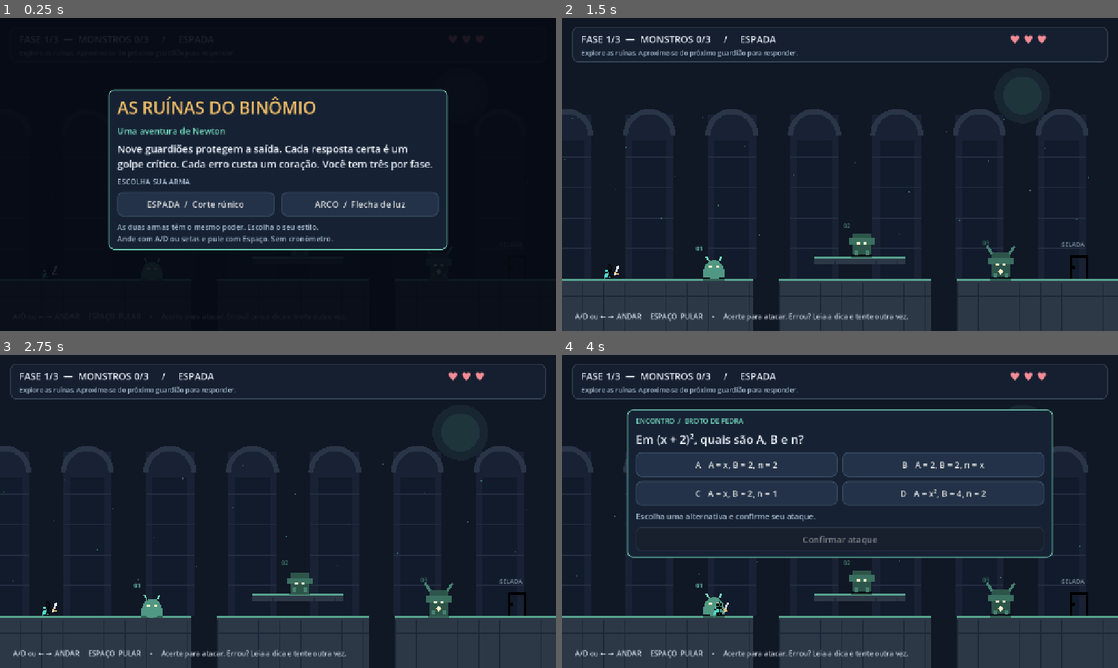
Above: before the commit, frames 1-4 (two rows, left to right).
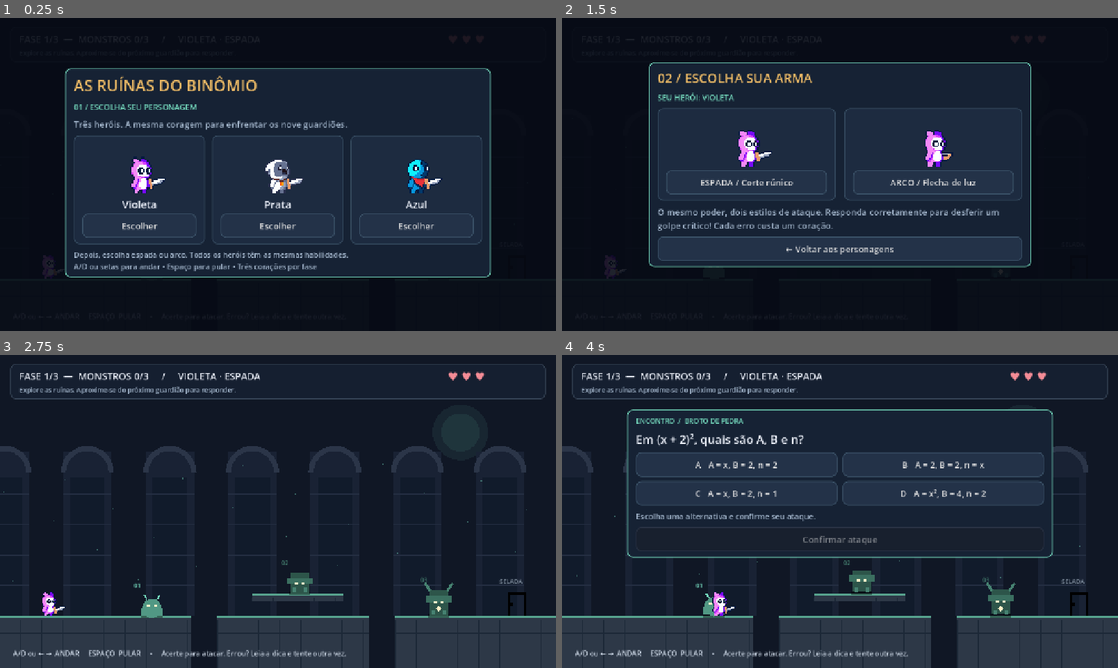
Above: after the commit, the same moments.

Repository: DevFluffyBread/binomio-newton-godot
Game: Godot game, scene res://scenes/rpg.tscn
The game is run twice, just before and just after one commit, with the same random seed, the same clock (stepped at 60 frames per second) and the same inputs.
Inputs (mouse positions are in pixels of both pictures, inside the frame that each line leads up to):
- Up to frame 1 (0.25 s): no input
- Up to frame 2 (1.5 s): click (756, 202) at 0.5 s, where only the run before the commit has a clickable "ESPADA / Corte rúnico"; click (701, 224) at 1.25 s, where only the run after the commit has a clickable "Escolher"
- Up to frame 3 (2.75 s): click (183, 517) at 2 s, where only the run after the commit has a clickable "ESPADA / Corte rúnico"
- Up to frame 4 (4 s): tap Enter at 2.75 s; move the mouse to (962, 495) at 2.77 s; hold D from 2.78 s (still down); click (962, 495) at 2.92 s; tap Space at 3.02, 3.77 s; move the mouse to (728, 527) at 3.52 s; click (728, 527) at 3.67 s

The runs differ from the first frame. In frame 1, 27% of the frame differs, in the area x 7-89%, y 16-84%; in frame 2, 49%, in the area x 0-100%, y 2-100%; in frame 3, 0.4%; in frame 4, 0.4%.

Commit message:
Adiciona tres herois animados com selecao de personagem e arma

Diff:
--- a/scripts/heroi.gd
+++ b/scripts/heroi.gd
@@ -1,12 +1,49 @@
 extends CharacterBody2D
 
+const Visual = preload("res://scripts/visual_heroi.gd")
 const VELOCIDADE = 240.0
 const FORCA_PULO = -440.0
 const GRAVIDADE = 1100.0
 var pode_mover = false
 var ponto_seguro = Vector2(110, 584)
 var arma = "espada"
-@onready var sprite = $Sprite2D
+var personagem = 1
+var acao_especial = false
+var olhando_esquerda = false
+@onready var sprite: AnimatedSprite2D = $AnimatedSprite2D
+
+func _ready() -> void:
+	sprite.animation_finished.connect(_animacao_terminou)
+	configurar(personagem, arma)
+
+func configurar(id: int, equipamento: String) -> void:
+	personagem = id
+	arma = equipamento
+	acao_especial = false
+	olhando_esquerda = false
+	sprite.sprite_frames = Visual.quadros(id, equipamento)
+	sprite.speed_scale = 1.0
+	sprite.flip_h = false
+	sprite.position = Vector2(14, -26)
+	sprite.play("parado")
+
+func animar_acao(nome: String, duracao: float) -> void:
+	acao_especial = true
+	olhando_esquerda = false
+	sprite.flip_h = false
+	sprite.position.x = 14
+	var total = sprite.sprite_frames.get_frame_count(nome)
+	var fps = sprite.sprite_frames.get_animation_speed(nome)
+	sprite.speed_scale = float(total) / (fps * maxf(duracao, 0.01))
+	sprite.stop()
+	sprite.play(nome)
+
+func _animacao_terminou() -> void:
+	if sprite.animation == "morte":
+		return
+	acao_especial = false
+	sprite.speed_scale = 1.0
+	sprite.play("parado")
 
 func _unhandled_key_input(event: InputEvent) -> void:
 	if pode_mover and event is InputEventKey and event.pressed and not event.echo:
@@ -15,9 +52,10 @@
 			get_viewport().set_input_as_handled()
 
 func _physics_process(delta: float) -> void:
-	queue_redraw()
 	if not pode_mover:
 		velocity = Vector2.ZERO
+		if not acao_especial:
+			sprite.play("parado")
 		return
 	if not is_on_floor():
 		velocity.y += GRAVIDADE * delta
@@ -28,21 +66,15 @@
 		direcao += 1.0
 	velocity.x = direcao * VELOCIDADE
 	if direcao != 0:
-		sprite.flip_h = direcao < 0
+		olhando_esquerda = direcao < 0
+	sprite.flip_h = olhando_esquerda
+	sprite.position.x = -14 if olhando_esquerda else 14
 	move_and_slide()
+	if not acao_especial:
+		sprite.play("pulo" if not is_on_floor() else ("corrida" if direcao != 0 else "parado"))
 	position.x = clampf(position.x, 28, 1252)
 	if is_on_floor() and position.y < 650:
 		ponto_seguro = position
 	if position.y > 810:
 		position = ponto_seguro
 		velocity = Vector2.ZERO
-
-func _draw() -> void:
-	draw_colored_polygon(PackedVector2Array([Vector2(-8, -7), Vector2(-14, 15), Vector2(5, 13)]), Color("#55d9cc"))
-	var lado = -1.0 if is_instance_valid(sprite) and sprite.flip_h else 1.0
-	if arma == "espada":
-		draw_line(Vector2(11 * lado, 9), Vector2(20 * lado, -14), Color("#e9f2ff"), 4)
-		draw_line(Vector2(9 * lado, 1), Vector2(20 * lado, 5), Color("#efbc66"), 3)
-	else:
-		draw_arc(Vector2(14 * lado, 0), 13, -PI / 2, PI / 2, 12, Color("#efbc66"), 3)
-		draw_line(Vector2(14 * lado, -13), Vector2(14 * lado, 13), Color("#e9f2ff"), 1)
--- a/scripts/interface.gd
+++ b/scripts/interface.gd
@@ -1,5 +1,8 @@
 extends CanvasLayer
 
+const VisualHeroi = preload("res://scripts/visual_heroi.gd")
+signal personagem_escolhido(personagem: int)
+signal trocar_personagem
 signal arma_escolhida(arma: String)
 signal resposta_confirmada(indice: int)
 signal continuar
@@ -15,6 +18,7 @@
 var feedback: Label
 var selecionada = -1
 var cor = Color("#74d9bd")
+var etapa_menu = "personagem"
 
 func estilo(fundo: Color, borda: Color, raio: int = 12) -> StyleBoxFlat:
 	var s = StyleBoxFlat.new()
@@ -72,9 +76,9 @@
 	controles.size = Vector2(1220, 35)
 	add_child(controles)
 
-func atualizar(fase: int, mortos: int, vidas: int, arma: String) -> void:
+func atualizar(fase: int, mortos: int, vidas: int, arma: String, personagem: int = 1) -> void:
 	cor = [Color("#74d9bd"), Color("#e8b76d"), Color("#bd9cff")][fase]
-	topo.text = "FASE %d/3  —  MONSTROS %d/3     /     %s" % [fase + 1, mortos, arma.to_upper()]
+	topo.text = "FASE %d/3  —  MONSTROS %d/3     /     %s · %s" % [fase + 1, mortos, VisualHeroi.NOMES[personagem].to_upper(), arma.to_upper()]
 	vidas_label.text = "♥ ".repeat(vidas) + "♡ ".repeat(3 - vidas)
 	objetivo.text = "Alcance a porta iluminada para continuar." if mortos == 3 else "Explore as ruínas. Aproxime-se do próximo guardião para responder."
 
@@ -107,19 +111,51 @@
 	return coluna
 
 func menu() -> void:
-	var v = cartao(Vector2(250, 165), 780, true)
-	v.add_child(label("AS RUÍNAS DO BINÔMIO", 39, Color("#efbc66")))
-	v.add_child(label("Uma aventura de Newton", 20, Color("#74d9bd")))
-	v.add_child(label("Nove guardiões protegem a saída. Cada resposta certa é um golpe crítico. Cada erro custa um coração. Você tem três por fase.", 23))
-	v.add_child(label("ESCOLHA SUA ARMA", 17, Color("#a5b8ce")))
+	etapa_menu = "personagem"
+	var v = cartao(Vector2(150, 116), 980, true)
+	v.add_child(label("AS RUÍNAS DO BINÔMIO", 36, Color("#efbc66")))
+	v.add_child(label("01 / ESCOLHA SEU PERSONAGEM", 18, cor))
+	v.add_child(label("Três heróis. A mesma coragem para enfrentar os nove guardiões.", 20, Color("#a5b8ce")))
 	var linha = HBoxContainer.new()
 	linha.add_theme_constant_override("separation", 16)
 	v.add_child(linha)
+	for id in range(1, 4):
+		var card = PanelContainer.new()
+		card.size_flags_horizontal = Control.SIZE_EXPAND_FILL
+		card.add_theme_stylebox_override("panel", estilo(Color("#1d2b40"), Color("#364c61")))
+		linha.add_child(card)
+		var coluna = VBoxContainer.new()
+		card.add_child(coluna)
+		var preview = VisualHeroi.previa(id, "espada")
+		preview.size_flags_horizontal = Control.SIZE_SHRINK_CENTER
+		coluna.add_child(preview)
+		var nome = label(VisualHeroi.NOMES[id], 24)
+		nome.horizontal_alignment = HORIZONTAL_ALIGNMENT_CENTER
+		coluna.add_child(nome)
+		coluna.add_child(botao("Escolher", personagem_escolhido.emit.bind(id)))
+	v.add_child(label("Depois, escolha espada ou arco. Todos os heróis têm as mesmas habilidades.\nA/D ou setas para andar • Espaço para pular • Três corações por fase", 17, Color("#a5b8ce")))
+
+func menu_armas(personagem: int) -> void:
+	etapa_menu = "arma"
+	var v = cartao(Vector2(200, 102), 880, true)
+	v.add_child(label("02 / ESCOLHA SUA ARMA", 30, Color("#efbc66")))
+	v.add_child(label("SEU HERÓI: " + VisualHeroi.NOMES[personagem].to_upper(), 18, cor))
+	var linha = HBoxContainer.new()
+	linha.add_theme_constant_override("separation", 20)
+	v.add_child(linha)
 	for arma in ["espada", "arco"]:
-		var b = botao("ESPADA  /  Corte rúnico" if arma == "espada" else "ARCO  /  Flecha de luz", func(): arma_escolhida.emit(arma))
-		b.size_flags_horizontal = Control.SIZE_EXPAND_FILL
-		linha.add_child(b)
-	v.add_child(label("As duas armas têm o mesmo poder. Escolha o seu estilo.\nAnde com A/D ou setas e pule com Espaço. Sem cronômetro.", 17, Color("#a5b8ce")))
+		var card = PanelContainer.new()
+		card.size_flags_horizontal = Control.SIZE_EXPAND_FILL
+		card.add_theme_stylebox_override("panel", estilo(Color("#1d2b40"), Color("#364c61")))
+		linha.add_child(card)
+		var coluna = VBoxContainer.new()
+		card.add_child(coluna)
+		var preview = VisualHeroi.previa(personagem, arma)
+		preview.size_flags_horizontal = Control.SIZE_SHRINK_CENTER
+		coluna.add_child(preview)
+		coluna.add_child(botao("ESPADA / Corte rúnico" if arma == "espada" else "ARCO / Flecha de luz", arma_escolhida.emit.bind(arma)))
+	v.add_child(label("O mesmo poder, dois estilos de ataque. Responda corretamente para desferir um golpe crítico! Cada erro custa um coração.", 20, Color("#a5b8ce")))
+	v.add_child(botao("← Voltar aos personagens", func(): trocar_personagem.emit()))
 
 func pergunta(dados: Dictionary, nome: String, erradas: Array, dica: String = "") -> void:
 	var v = cartao(Vector2(150, 126), 980)
@@ -168,11 +204,11 @@
 	v.add_child(label("FIM DE JOGO", 40, Color("#f48c96")))
 	v.add_child(label("Seus corações acabaram. As dicas ajudam na próxima tentativa! Reinicie a fase %d com três corações." % (fase + 1), 24))
 	v.add_child(botao("Tentar fase novamente", func(): reiniciar.emit()))
-	v.add_child(botao("Menu / trocar arma", func(): voltar_menu.emit()))
+	v.add_child(botao("Menu / trocar personagem e arma", func(): voltar_menu.emit()))
 
 func vitoria() -> void:
 	var v = cartao(Vector2(250, 160), 780, true)
 	v.add_child(label("AS RUÍNAS ESTÃO LIVRES", 36, Color("#efbc66")))
 	v.add_child(label("9 guardiões derrotados  /  3 fases concluídas", 23, cor))
 	v.add_child(label("Você dominou coeficientes, termos e expansões até o grau 4. O verdadeiro golpe crítico foi aprender com cada tentativa.", 25))
-	v.add_child(botao("Jogar novamente / escolher arma", func(): voltar_menu.emit()))
+	v.add_child(botao("Jogar novamente / escolher personagem", func(): voltar_menu.emit()))
--- a/scripts/jogo.gd
+++ b/scripts/jogo.gd
@@ -6,11 +6,13 @@
 const Heroi = preload("res://scripts/heroi.gd")
 const Interface = preload("res://scripts/interface.gd")
 const Batalha = preload("res://scripts/batalha.gd")
+const VisualHeroi = preload("res://scripts/visual_heroi.gd")
 var estado = Estado.MENU
 var fase = 0
 var mortos = 0
 var vidas = 3
 var arma = "espada"
+var personagem = 1
 var duracao_ataque = 0.75
 var geracao = 0
 var mundo
@@ -28,20 +30,16 @@
 	player = CharacterBody2D.new()
 	player.name = "Player"
 	player.set_script(Heroi)
-	var sprite = Sprite2D.new()
-	sprite.name = "Sprite2D"
-	sprite.texture = load("res://assets/personagem.png")
-	sprite.region_enabled = true
-	sprite.region_rect = Rect2(10, 16, 5, 8)
-	sprite.region_filter_clip_enabled = true
-	sprite.scale = Vector2(4, 4)
+	var sprite = AnimatedSprite2D.new()
+	sprite.name = "AnimatedSprite2D"
+	sprite.scale = Vector2(2, 2)
 	sprite.texture_filter = CanvasItem.TEXTURE_FILTER_NEAREST
-	# Contorno claro preserva os pixels pretos sobre o cenário escuro.
-	sprite.modulate = Color("#e2eef5")
 	player.add_child(sprite)
 	var colisao = CollisionShape2D.new()
+	colisao.name = "CollisionShape2D"
+	colisao.position = Vector2(0, -8)
 	var forma = RectangleShape2D.new()
-	forma.size = Vector2(16, 32)
+	forma.size = Vector2(20, 48)
 	colisao.shape = forma
 	player.add_child(colisao)
 	add_child(player)
@@ -53,6 +51,8 @@
 	ui.set_script(Interface)
 	add_child(ui)
 	ui.arma_escolhida.connect(iniciar)
+	ui.personagem_escolhido.connect(escolher_personagem)
+	ui.trocar_personagem.connect(menu)
 	ui.resposta_confirmada.connect(responder)
 	ui.continuar.connect(continuar)
 	ui.reiniciar.connect(func(): carregar_fase(fase))
@@ -73,12 +73,20 @@
 	geracao += 1
 	batalha.bloqueada = true
 	mudar_estado(Estado.MENU)
-	ui.atualizar(fase, mortos, vidas, arma)
+	ui.atualizar(fase, mortos, vidas, arma, personagem)
 	ui.menu()
 
+func escolher_personagem(id: int) -> void:
+	if estado != Estado.MENU or not id in VisualHeroi.NOMES:
+		return
+	personagem = id
+	ui.menu_armas(personagem)
+
 func iniciar(escolha: String) -> void:
+	if estado != Estado.MENU or not escolha in ["espada", "arco"]:
+		return
 	arma = escolha
-	player.arma = arma
+	player.configurar(personagem, arma)
 	carregar_fase(0)
 
 func carregar_fase(indice: int) -> void:
@@ -91,8 +99,9 @@
 	player.position = Vector2(110, 584)
 	player.ponto_seguro = player.position
 	player.velocity = Vector2.ZERO
+	player.configurar(personagem, arma)
 	ui.limpar()
-	ui.atualizar(fase, mortos, vidas, arma)
+	ui.atualizar(fase, mortos, vidas, arma, personagem)
 	atualizar_barreira()
 	mudar_estado(Estado.EXPLORACAO)
 
@@ -148,6 +157,7 @@
 	mundo.alvo = mundo.pontos[mortos]
 	mundo.origem = player.position
 	mundo.progresso = 0.0
+	player.animar_acao("ataque" if acertou else ("morte" if vidas == 1 else "dano"), duracao_ataque)
 	tocar(acertou)
 	var tween = create_tween()
 	tween.tween_property(mundo, "progresso", 1.0, duracao_ataque)
@@ -159,12 +169,12 @@
 		mortos += 1
 		mundo.derrotados = mortos
 		atualizar_barreira()
-		ui.atualizar(fase, mortos, vidas, arma)
+		ui.atualizar(fase, mortos, vidas, arma, personagem)
 		mudar_estado(Estado.RESULTADO)
 		ui.resultado(batalha.pergunta.explicacao)
 	else:
 		vidas -= 1
-		ui.atualizar(fase, mortos, vidas, arma)
+		ui.atualizar(fase, mortos, vidas, arma, personagem)
 		if vidas == 0:
 			mudar_estado(Estado.DERROTA)
 			ui.derrota(fase)
--- /dev/null
+++ b/scripts/visual_heroi.gd
@@ -0,0 +1,41 @@
+extends RefCounted
+
+const TAMANHO = 42
+const NOMES = {1: "Violeta", 2: "Prata", 3: "Azul"}
+static var cache: Dictionary = {}
+
+static func quadros(personagem: int, arma: String) -> SpriteFrames:
+	assert(personagem in NOMES and arma in ["espada", "arco"])
+	var chave = "%s/%d" % [arma, personagem]
+	if cache.has(chave):
+		return cache[chave]
+	var frames = SpriteFrames.new()
+	frames.remove_animation("default")
+	var arquivos = {"parado": "Idle", "corrida": "Run", "pulo": "Jump", "ataque": "Attack1" if arma == "espada" else "Attack", "dano": "Hurt", "morte": "Death"}
+	for nome in arquivos:
+		var textura: Texture2D = load("res://assets/herois/%s/%d/%s.png" % [arma, personagem, arquivos[nome]])
+		frames.add_animation(nome)
+		frames.set_animation_loop(nome, nome in ["parado", "corrida"])
+		frames.set_animation_speed(nome, 6 if nome == "parado" else 10)
+		for indice in range(textura.get_width() / TAMANHO):
+			var recorte = AtlasTexture.new()
+			recorte.atlas = textura
+			recorte.region = Rect2(indice * TAMANHO, 0, TAMANHO, TAMANHO)
+			recorte.filter_clip = true
+			frames.add_frame(nome, recorte)
+	cache[chave] = frames
+	return frames
+
+static func previa(personagem: int, arma: String, escala: float = 3.0) -> Control:
+	var area = Control.new()
+	area.custom_minimum_size = Vector2(160, 124)
+	area.mouse_filter = Control.MOUSE_FILTER_IGNORE
+	var sprite = AnimatedSprite2D.new()
+	sprite.sprite_frames = quadros(personagem, arma)
+	sprite.texture_filter = CanvasItem.TEXTURE_FILTER_NEAREST
+	sprite.scale = Vector2.ONE * escala
+	# Centralizar o corpo, em vez de incluir a extensão da arma no centro.
+	sprite.position = Vector2(80 + 7 * escala, 120 - 21 * escala)
+	sprite.play("parado")
+	area.add_child(sprite)
+	return area
--- /dev/null
+++ b/tests/test_herois.gd
@@ -0,0 +1,88 @@
+extends SceneTree
+
+var falhas = 0
+var jogo
+
+func _initialize() -> void:
+	call_deferred("executar")
+
+func verificar(condicao: bool, mensagem: String) -> void:
+	if not condicao:
+		falhas += 1
+		push_error(mensagem)
+
+func botoes(no: Node, encontrados: Array = []) -> Array:
+	for filho in no.get_children():
+		if filho is Button:
+			encontrados.append(filho)
+		botoes(filho, encontrados)
+	return encontrados
+
+func layout() -> void:
+	await process_frame
+	await process_frame
+	var limites: Rect2 = jogo.ui.painel.get_global_rect()
+	verificar(limites.end.x <= 1280 and limites.end.y <= 670, "Seleção cabe em 1280×720")
+
+func executar() -> void:
+	jogo = load("res://scenes/rpg.tscn").instantiate()
+	root.add_child(jogo)
+	jogo.duracao_ataque = 0.05
+	await process_frame
+	for id in range(1, 4):
+		for arma in ["espada", "arco"]:
+			jogo.menu()
+			verificar(jogo.ui.etapa_menu == "personagem", "Personagem é a primeira etapa")
+			await layout()
+			var escolhas = botoes(jogo.ui.painel, [])
+			verificar(escolhas.size() == 3, "Três personagens disponíveis")
+			escolhas[id - 1].pressed.emit()
+			verificar(jogo.personagem == id and jogo.ui.etapa_menu == "arma", "Escolha abre etapa de armas")
+			await layout()
+			var armas = botoes(jogo.ui.painel, [])
+			verificar(armas.size() == 3, "Duas armas e botão voltar")
+			armas[2].pressed.emit()
+			verificar(jogo.ui.etapa_menu == "personagem", "Voltar permite trocar personagem")
+			botoes(jogo.ui.painel, [])[id - 1].pressed.emit()
+			botoes(jogo.ui.painel, [])[0 if arma == "espada" else 1].pressed.emit()
+			verificar(jogo.estado == jogo.Estado.EXPLORACAO, "Arma inicia o jogo")
+			verificar(jogo.player.personagem == id and jogo.player.arma == arma, "Combinação aplicada ao jogador")
+			var sprite: AnimatedSprite2D = jogo.player.sprite
+			for animacao in ["parado", "corrida", "pulo", "ataque", "dano", "morte"]:
+				verificar(sprite.sprite_frames.has_animation(animacao), "Animação disponível: " + animacao)
+				var textura: AtlasTexture = sprite.sprite_frames.get_frame_texture(animacao, 0)
+				verificar(textura.atlas.resource_path.contains("/%s/%d/" % [arma, id]), "Textura do personagem e arma corretos")
+				verificar(textura.region.size == Vector2(42, 42), "Quadro recortado sem incluir o vizinho")
+			verificar(sprite.sprite_frames.get_frame_count("parado") == 4, "Quatro quadros idle")
+			verificar(sprite.sprite_frames.get_frame_count("ataque") == 6, "Seis quadros de ataque")
+			await create_timer(0.22).timeout
+			verificar(sprite.frame > 0, "Animação parado avança")
+			await create_timer(0.12).timeout
+			verificar(jogo.player.is_on_floor(), "Pés apoiados no chão")
+			var colisao: CollisionShape2D = jogo.player.get_node("CollisionShape2D")
+			var pe = jogo.player.position.y + colisao.position.y + colisao.shape.size.y / 2
+			verificar(absf(pe - 600) < 0.2, "Colisão alinhada à superfície")
+			jogo.iniciar_encontro()
+			jogo.responder(jogo.batalha.pergunta.correta)
+			verificar(sprite.animation == "ataque", "Acerto usa o sprite de ataque")
+			await create_timer(0.1).timeout
+			verificar(jogo.mortos == 1, "Ataque conclui a batalha")
+			jogo.continuar()
+			jogo.iniciar_encontro()
+			var correta: int = jogo.batalha.pergunta.correta
+			var erros = 0
+			for i in range(4):
+				if i == correta:
+					continue
+				jogo.responder(i)
+				erros += 1
+				verificar(sprite.animation == ("morte" if erros == 3 else "dano"), "Erro anima dano ou morte")
+				await create_timer(0.1).timeout
+			verificar(jogo.estado == jogo.Estado.DERROTA, "Três erros levam à derrota")
+			jogo.carregar_fase(jogo.fase)
+			verificar(jogo.player.personagem == id and jogo.player.arma == arma, "Reinício mantém as escolhas")
+			verificar(sprite.animation == "parado" and not jogo.player.acao_especial, "Reinício limpa animação de morte")
+			jogo.carregar_fase(1)
+			verificar(jogo.player.personagem == id and jogo.player.arma == arma, "Mudança de fase mantém as escolhas")
+	print("HERO_TEST_RESULT: %d falhas" % falhas)
+	quit(0 if falhas == 0 else 1)
--- a/tests/test_rpg.gd
+++ b/tests/test_rpg.gd
@@ -81,6 +81,7 @@
 		verificar(jogo.fase == 1 and jogo.vidas == 3 and jogo.mortos == 0, "Reinício da mesma fase")
 		verificar(jogo.arma == arma, "Reinício preserva arma")
 		# Campanha completa pelas portas.
+		jogo.menu()
 		jogo.iniciar(arma)
 		for fase in range(3):
 			verificar(jogo.fase == fase and jogo.vidas == 3, "Vida cheia em cada fase")
Binary file added: assets/herois/arco/1/Attack.png
Not shown, added: assets/herois/arco/1/Attack.png.import
Binary file added: assets/herois/arco/1/Death.png
Not shown, added: assets/herois/arco/1/Death.png.import
Binary file added: assets/herois/arco/1/Hurt.png
Not shown, added: assets/herois/arco/1/Hurt.png.import
Binary file added: assets/herois/arco/1/Idle.png
Not shown, added: assets/herois/arco/1/Idle.png.import
Binary file added: assets/herois/arco/1/Jump.png
Not shown, added: assets/herois/arco/1/Jump.png.import
Binary file added: assets/herois/arco/1/Run.png
Not shown, added: assets/herois/arco/1/Run.png.import
(and 63 more such lines)
